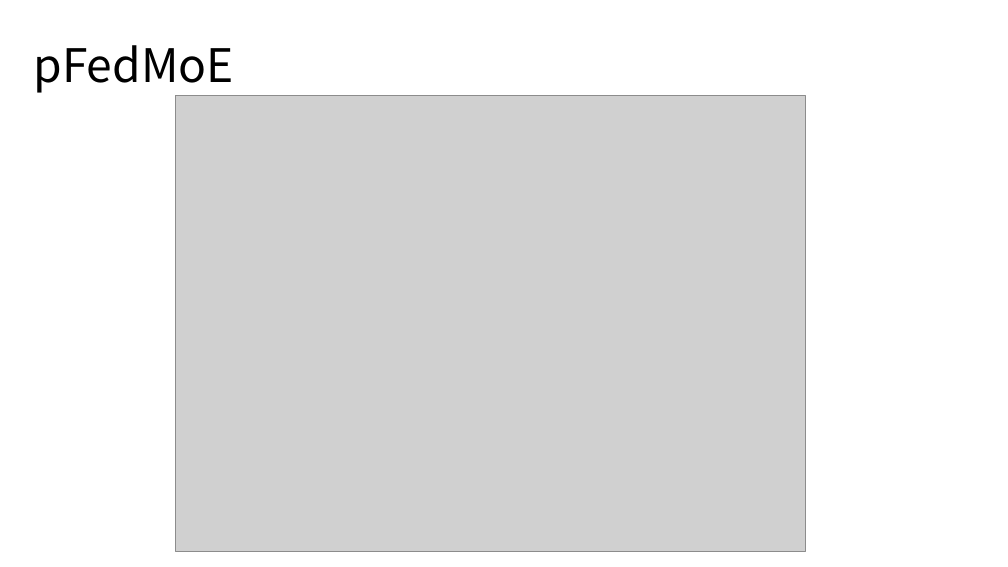
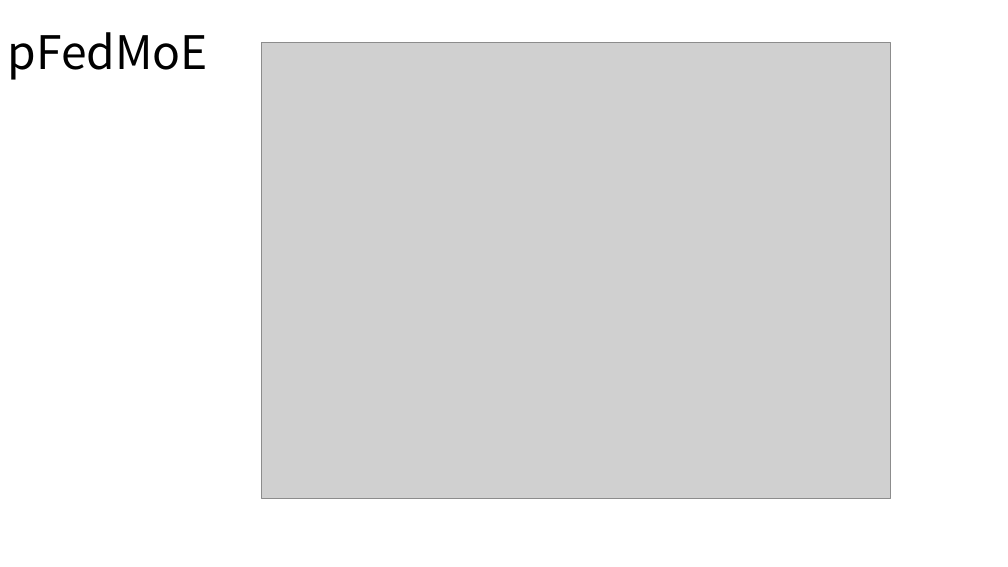
Before and after one commit to topaz11100/icon_semina, a slide deck: slide 10 of 0311/세미나발표.pptx (slide 8 before the commit). Drawn at 1008x567 pixels with LibreOffice and Linux fonts; fonts in the diff are those of the drawing; grey boxes stand for pictures. Boxes give left, top, right and bottom in pixels: in the first picture for what was removed or moved away, otherwise in the second. Text is boxed around its words. In the diff, an @@ line names an element or a change of style, - is before the commit and + after.

```diff
--- a/0311/세미나발표.pptx
+++ b/0311/세미나발표.pptx
@@ title "pFedMoE": place and size @@
-title "pFedMoE" at box(33, 45, 233, 93)
+title "pFedMoE" at box(8, 32, 208, 80)
@@ picture: place and size @@
-picture at box(176, 96, 806, 551)
+picture at box(261, 42, 891, 498)
```
Also in this commit, not shown: 7 other slides changed, 9 slides added, 3 slides removed.
